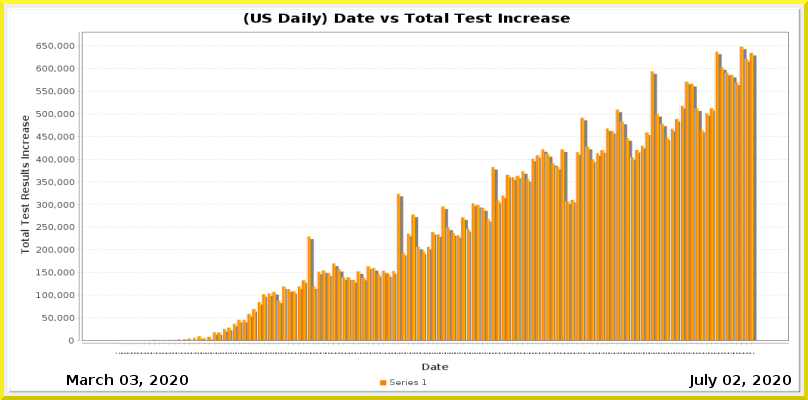
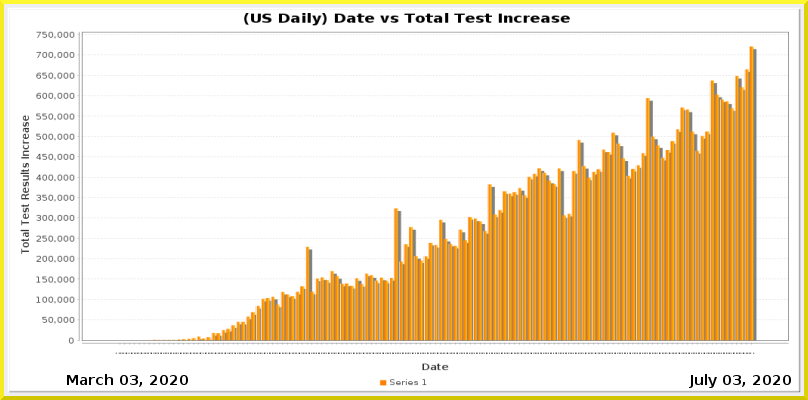
Comparing the layer stacks of the two (808, 400) images. Changes:
painted on "Current Date" over [733, 375, 741, 385]
painted on "Date_vs_TestIncrease.png" over [36, 31, 789, 354]
